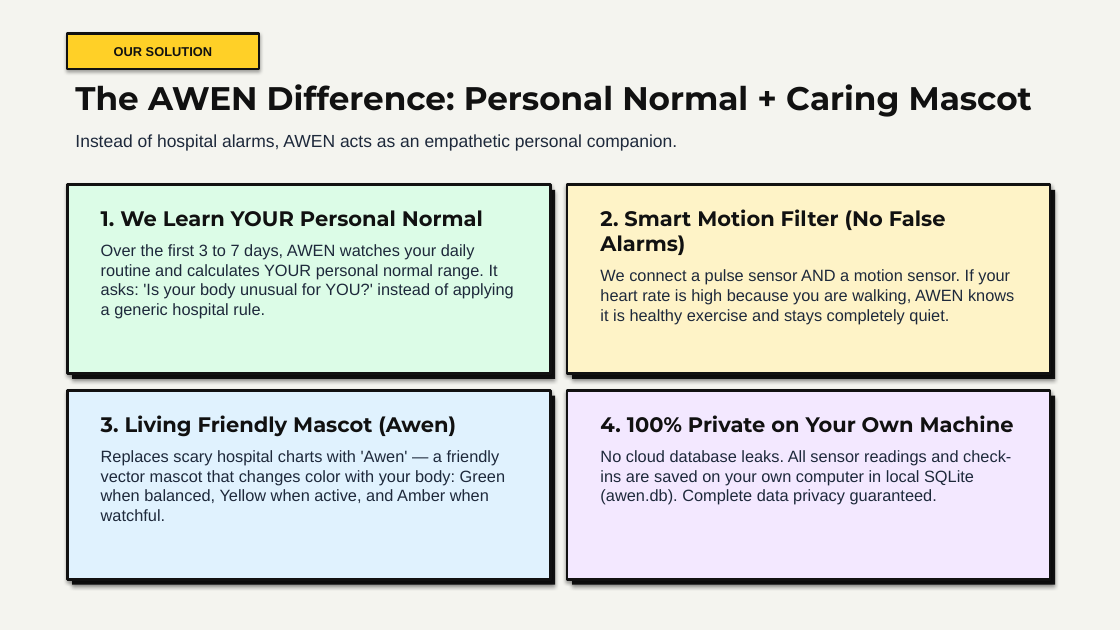
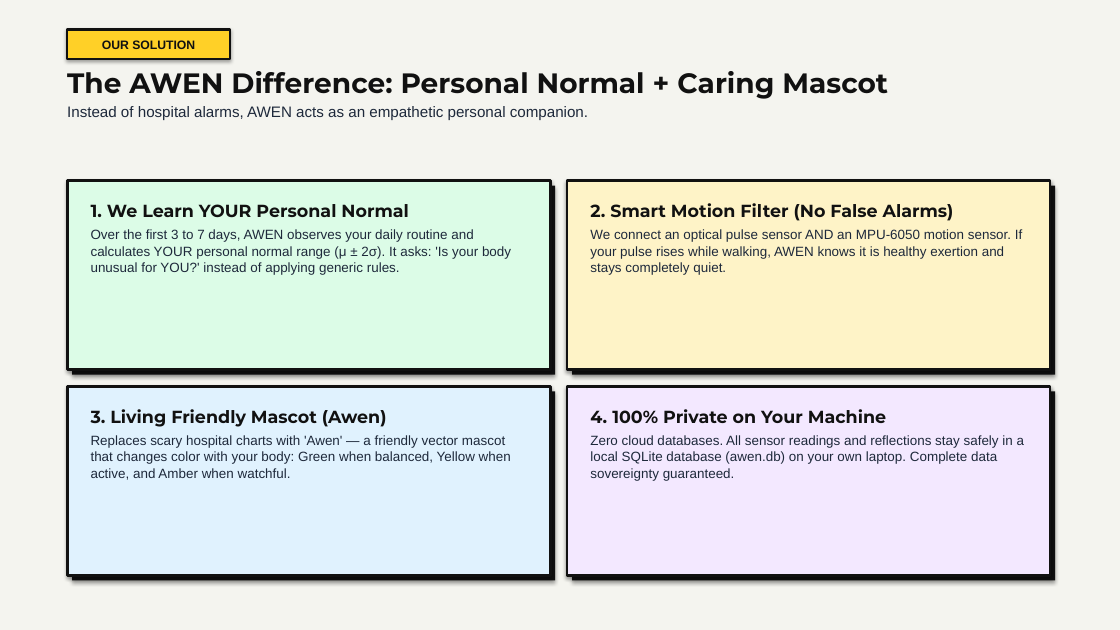
Before and after one commit to diya-1720/CaPsToNe, a slide deck: slide 3 of AWEN_Final_Presentation_AF52.pptx. Drawn at 1120x630 pixels with LibreOffice and Linux fonts; fonts in the diff are those of the drawing. Boxes give left, top, right and bottom in pixels: in the first picture for what was removed or moved away, otherwise in the second. Text is boxed around its words. In the diff, an @@ line names an element or a change of style, - is before the commit and + after.

Commit message:
feat(presentation): refine neo-brutalist slide deck layout and typography scaling
- Add responsive clamp sizing to HTML presentation slides for uniform scaling across displays
- Update python-pptx presentation generation with improved margins and bullet spacing
- Rebuild AWEN_Final_Presentation_AF52.pptx with polished layout and updated stats

```diff
--- a/AWEN_Final_Presentation_AF52.pptx
+++ b/AWEN_Final_Presentation_AF52.pptx
@@ rectangle "OUR SOLUTION": place and size @@
-rectangle "OUR SOLUTION" at <box>67,34,259,69</box>
+rectangle "OUR SOLUTION" at <box>67,29,230,59</box>
@@ rectangle "OUR SOLUTION" at <box>67,29,230,59</box>: size 11 to 10.5 pt @@
@@ text at <box>67,71,888,99</box>: size 28 to 24 pt in "The AWEN Difference: Personal Normal + Caring ..." @@
@@ text "The AWEN Difference: Personal Normal ...": place and size @@
-text "The AWEN Difference: Personal Normal ..." at <box>75,84,1032,117</box>
+text "The AWEN Difference: Personal Normal ..." at <box>67,71,888,120</box>
@@ text at <box>67,106,588,120</box>: paragraph added @@
+Instead of hospital alarms, AWEN acts as an empathetic personal companion.
@@ text removed at <box>75,134,677,151</box> @@
-Instead of hospital alarms, AWEN acts as an empathetic personal companion.
@@ rectangle at <box>67,181,550,370</box>: fill #111111 to #DCFCE7; outline none to #111111 2.5 pt @@
@@ rectangle at <box>72,186,555,375</box>: fill #DCFCE7 to #111111; outline #111111 2.5 pt to none @@
@@ text at <box>91,204,408,218</box>: size 18 to 15 pt in "1. We Learn YOUR Personal Normal" @@
@@ rectangle at <box>567,181,1050,370</box>: fill #111111 to #FEF3C7; outline none to #111111 2.5 pt @@
@@ rectangle at <box>572,186,1055,375</box>: fill #FEF3C7 to #111111; outline #111111 2.5 pt to none @@
@@ text at <box>590,203,954,221</box>: size 18 to 15 pt in "2. Smart Motion Filter (No False Alarms)" @@
@@ text at <box>91,229,511,275</box>: text changed; size 14 to 11.5 pt @@
-Over the first 3 to 7 days, AWEN watches your daily routine and calculates YOUR personal normal range. It asks: 'Is your body unusual for YOU?' instead of applying a generic hospital rule.
+Over the first 3 to 7 days, AWEN observes your daily routine and calculates YOUR personal normal range (μ ± 2σ). It asks: 'Is your body unusual for YOU?' instead of applying generic rules.
@@ text at <box>590,229,1022,275</box>: text changed; size 14 to 11.5 pt @@
-We connect a pulse sensor AND a motion sensor. If your heart rate is high because you are walking, AWEN knows it is healthy exercise and stays completely quiet.
+We connect an optical pulse sensor AND an MPU-6050 motion sensor. If your pulse rises while walking, AWEN knows it is healthy exertion and stays completely quiet.
@@ rectangle at <box>67,386,550,576</box>: fill #111111 to #E0F2FE; outline none to #111111 2.5 pt @@
@@ 4 rectangles: place and size @@
-4 rectangles at <box>72,190,1055,585</box>
+4 rectangles at <box>67,181,1050,576</box>
@@ rectangle at <box>567,386,1050,576</box>: fill #111111 to #F3E8FF; outline none to #111111 2.5 pt @@
@@ 4 rectangles: place and size @@
-4 rectangles at <box>67,185,1050,580</box>
+4 rectangles at <box>72,186,1055,581</box>
@@ rectangle at <box>72,392,555,581</box>: fill #E0F2FE to #111111; outline #111111 2.5 pt to none @@
@@ text "3. Living Friendly Mascot (Awen)" at <box>91,409,511,480</box>: size 18 to 15 pt in "3. Living Friendly Mascot (Awen)"; size 14 to 11.5 pt in "Replaces scary hospital charts with 'Awen' — ..."; less space between paragraphs @@
@@ rectangle at <box>572,392,1055,581</box>: fill #F3E8FF to #111111; outline #111111 2.5 pt to none @@
@@ text at <box>590,409,1024,481</box>: text changed; size 14 to 11.5 pt @@
-4. 100% Private on Your Own Machine
-No cloud database leaks. All sensor readings and check-ins are saved on your own computer in local SQLite (awen.db). Complete data privacy guaranteed.
+4. 100% Private on Your Machine
+Zero cloud databases. All sensor readings and reflections stay safely in a local SQLite database (awen.db) on your own laptop. Complete data sovereignty guaranteed.
```
Also in this commit, not shown: 13 other slides changed, 2 other files.
